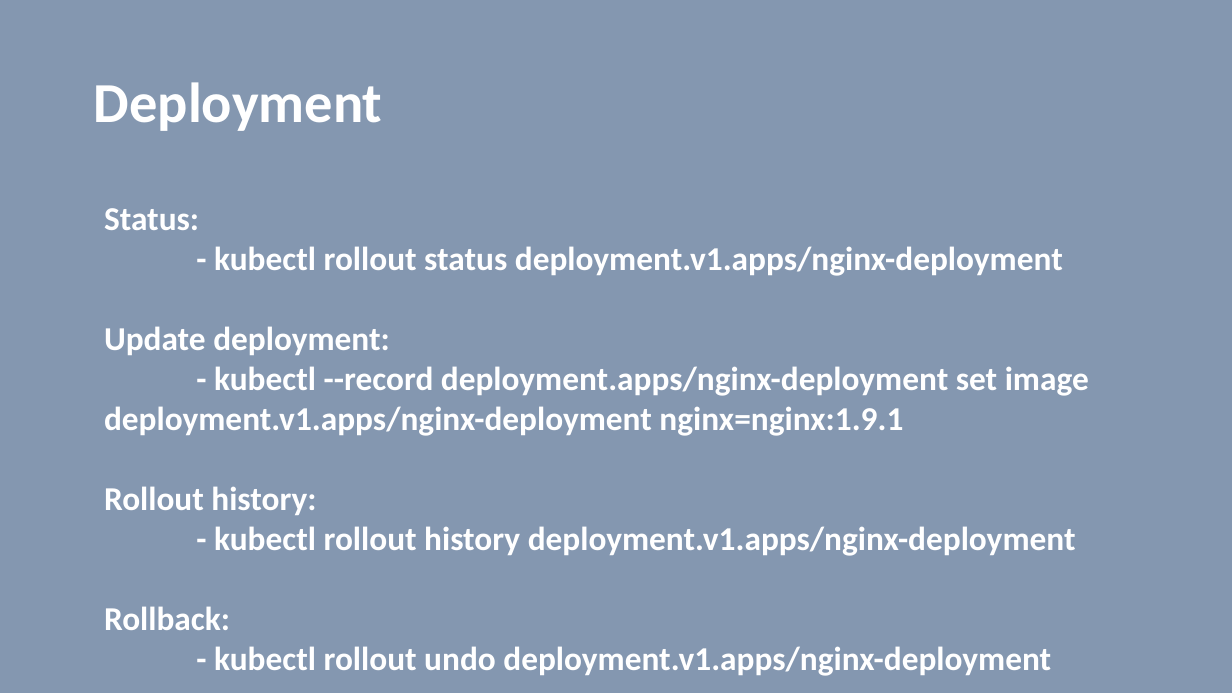
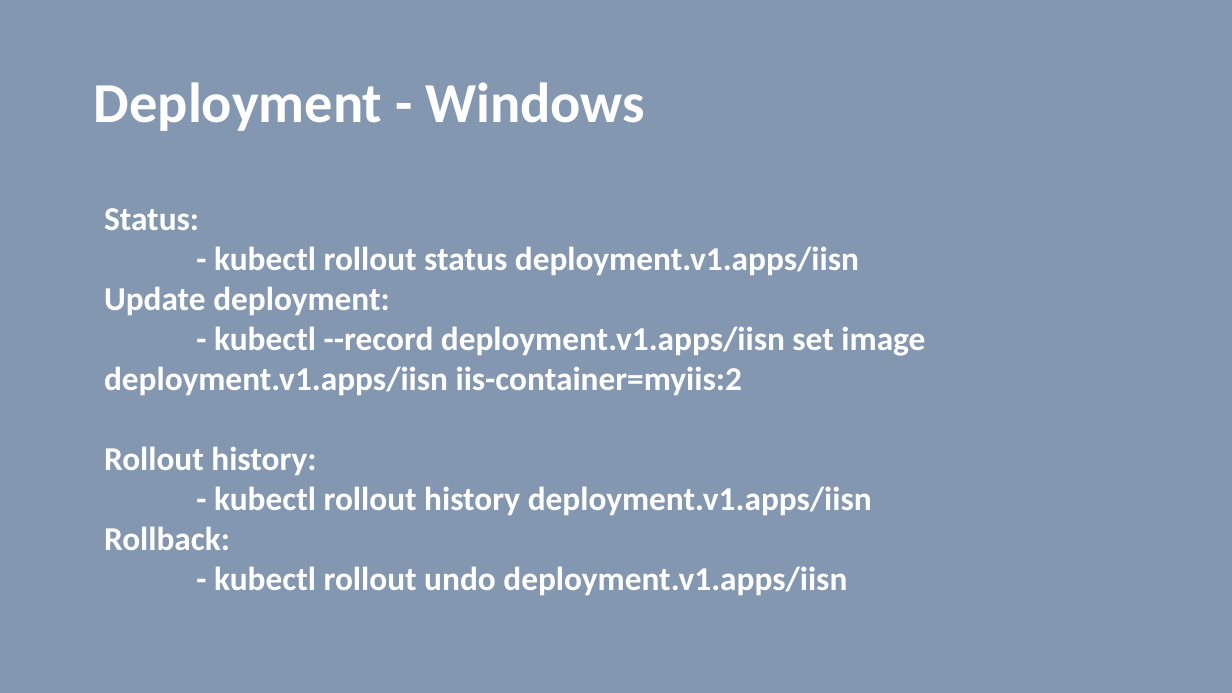
Before and after one commit to vilasvarghese/docker-k8s, a slide deck: slide 49 of notes/day4/4thDay.pptx. Drawn at 1232x693 pixels with LibreOffice and Linux fonts; fonts in the diff are those of the drawing. Boxes give left, top, right and bottom in pixels: in the first picture for what was removed or moved away, otherwise in the second. Text is boxed around its words. In the diff, an @@ line names an element or a change of style, - is before the commit and + after.

```diff
--- a/notes/day4/4thDay.pptx
+++ b/notes/day4/4thDay.pptx
@@ title at (94, 82, 645, 131): text changed @@
-Deployment
+Deployment - Windows
@@ text at (214, 246, 859, 275): text changed @@
-- kubectl rollout status deployment.v1.apps/nginx-deployment
+- kubectl rollout status deployment.v1.apps/iisn
@@ text at (104, 326, 925, 395): text changed @@
-- kubectl --record deployment.apps/nginx-deployment set image deployment.v1.apps/nginx-deployment nginx=nginx:1.9.1
+- kubectl --record deployment.v1.apps/iisn set image deployment.v1.apps/iisn iis-container=myiis:2
@@ text at (214, 486, 872, 515): text changed @@
-- kubectl rollout history deployment.v1.apps/nginx-deployment
+- kubectl rollout history deployment.v1.apps/iisn
@@ text at (214, 566, 847, 595): text changed @@
-- kubectl rollout undo deployment.v1.apps/nginx-deployment
+- kubectl rollout undo deployment.v1.apps/iisn
```
Also in this commit, not shown: 4 other slides changed, 2 slides added, 14 other files.
